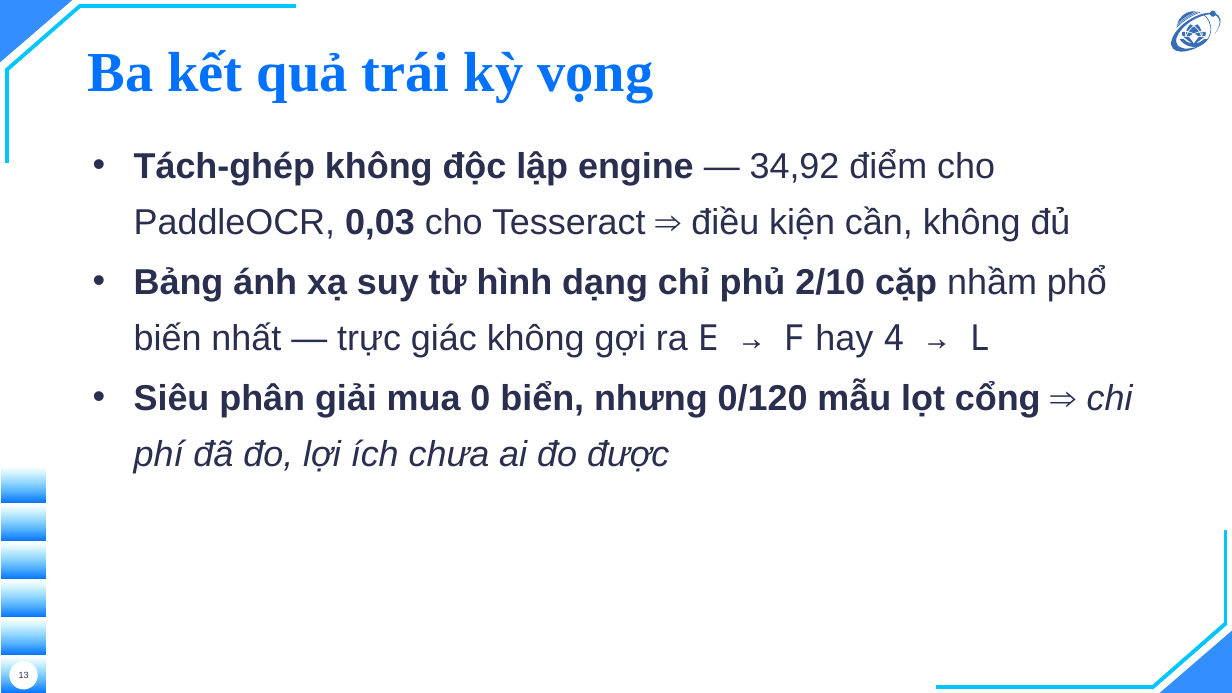
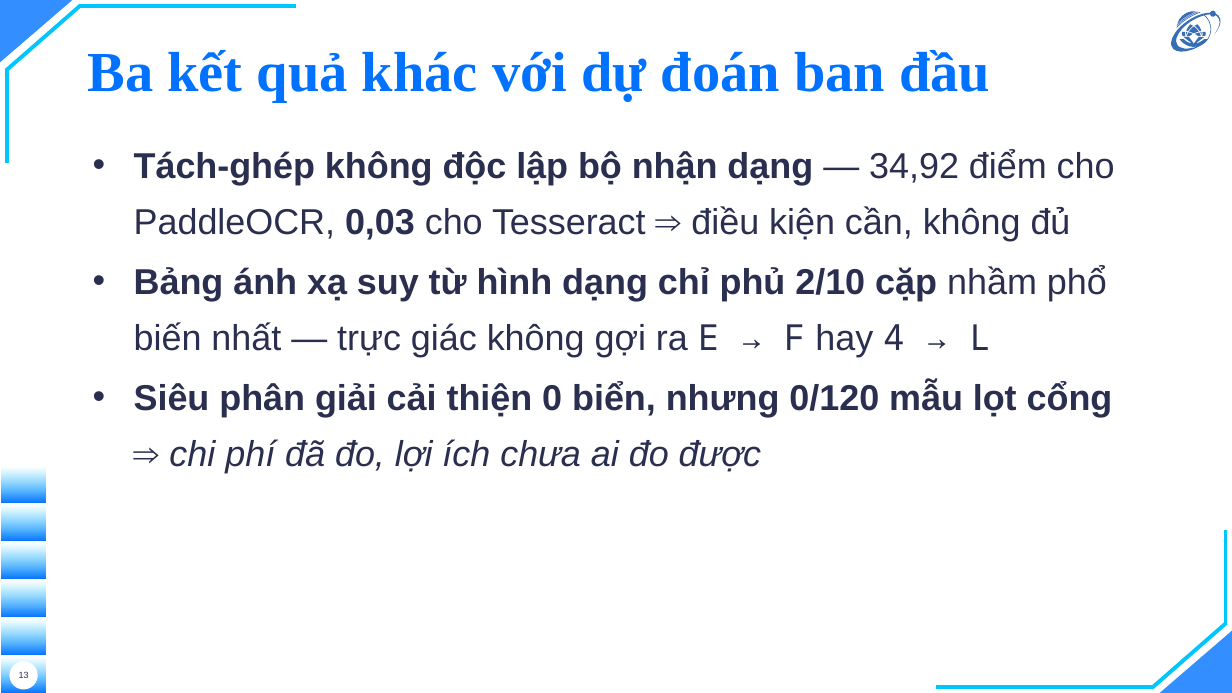
Before and after one commit to hieunguyen2604/alpr-do-an-mon-hoc, a slide deck: slide 13 of docs/slides/12-slides-mon-hoc.pptx. Drawn at 1232x693 pixels with LibreOffice and Linux fonts; fonts in the diff are those of the drawing; background and template pictures are left out. Boxes give left, top, right and bottom in pixels: in the first picture for what was removed or moved away, otherwise in the second. Text is boxed around its words. In the diff, an @@ line names an element or a change of style, - is before the commit and + after.

```diff
--- a/docs/slides/12-slides-mon-hoc.pptx
+++ b/docs/slides/12-slides-mon-hoc.pptx
@@ title at (87,50,990,102): text changed @@
-Ba kết quả trái kỳ vọng
+Ba kết quả khác với dự đoán ban đầu
@@ text at (134,150,1115,241): text changed @@
-• Tách-ghép không độc lập engine — 34,92 điểm cho PaddleOCR, 0,03 cho Tesseract ⇒ điều kiện cần, không đủ
+• Tách-ghép không độc lập bộ nhận dạng — 34,92 điểm cho PaddleOCR, 0,03 cho Tesseract ⇒ điều kiện cần, không đủ
@@ text at (134,382,1113,473): text changed @@
-• Siêu phân giải mua 0 biển, nhưng 0/120 mẫu lọt cổng ⇒ chi phí đã đo, lợi ích chưa ai đo được
+• Siêu phân giải cải thiện 0 biển, nhưng 0/120 mẫu lọt cổng ⇒ chi phí đã đo, lợi ích chưa ai đo được
```
Also in this commit, not shown: 6 other slides changed, 17 other files.
